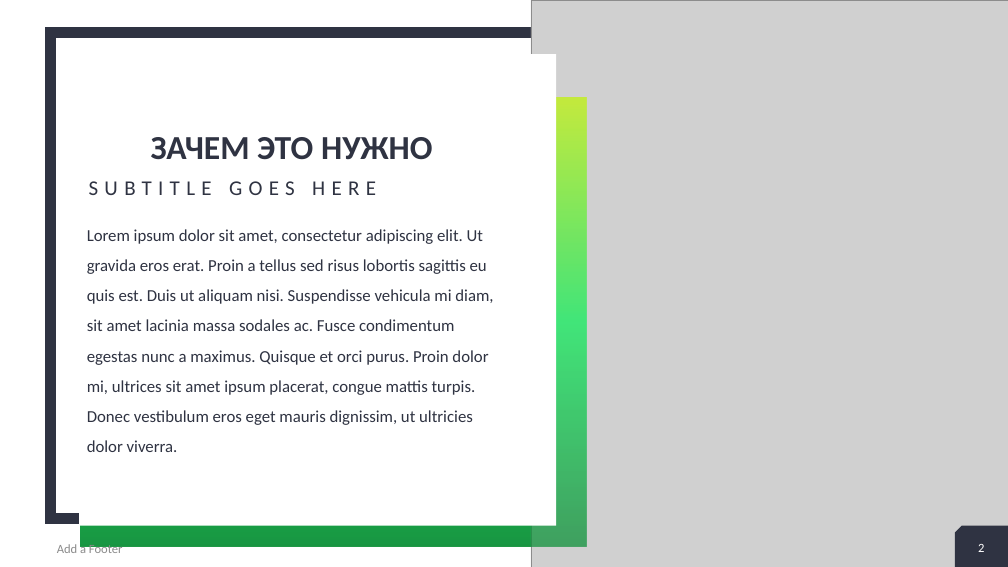
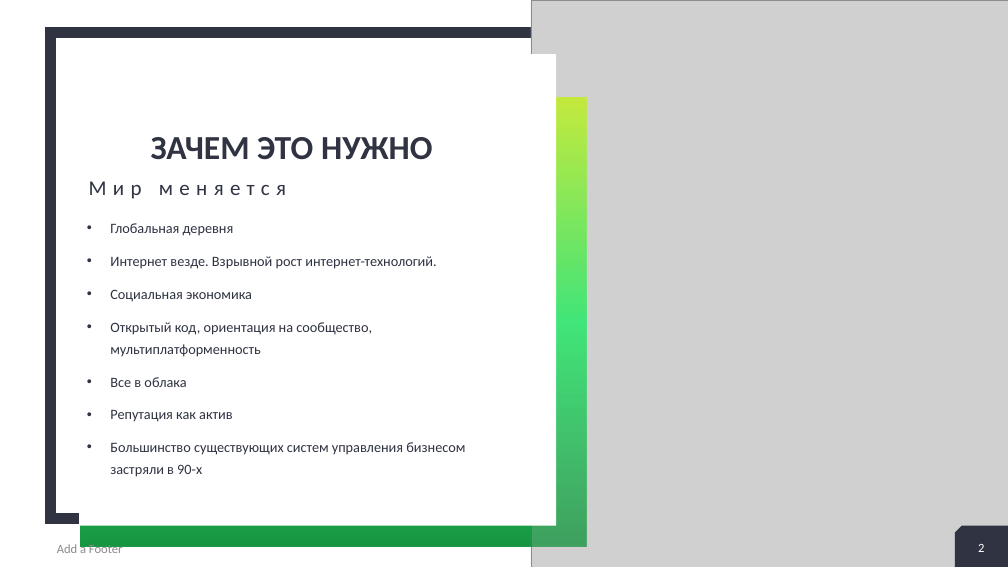
Before and after one commit to alex-kukhtin/A2v10, a slide deck: slide 2 of Documentation/Kyiv-2018/A2v10.pptx. Drawn at 1008x567 pixels with LibreOffice and Linux fonts; fonts in the diff are those of the drawing; grey boxes stand for pictures. Boxes give left, top, right and bottom in pixels: in the first picture for what was removed or moved away, otherwise in the second. Text is boxed around its words. In the diff, an @@ line names an element or a change of style, - is before the commit and + after.

```diff
--- a/Documentation/Kyiv-2018/A2v10.pptx
+++ b/Documentation/Kyiv-2018/A2v10.pptx
@@ text at [89,181,286,199]: text changed @@
-SUBTITLE GOES HERE
+Мир меняется
@@ text at [110,223,465,477]: text changed; size 16 to 13.6 pt @@
-Lorem ipsum dolor sit amet, consectetur adipiscing elit. Ut gravida eros erat. Proin a tellus sed risus lobortis sagittis eu quis est. Duis ut aliquam nisi. Suspendisse vehicula mi diam, sit amet lacinia massa sodales ac. Fusce condimentum egestas nunc a maximus. Quisque et orci purus. Proin dolor mi, ultrices sit amet ipsum placerat, congue mattis turpis. Donec vestibulum eros eget mauris dignissim, ut ultricies dolor viverra.
+• Глобальная деревня
+• Интернет везде. Взрывной рост интернет-технологий.
+• Социальная экономика
+• Открытый код, ориентация на сообщество, мультиплатформенность
+• Все в облака
+• Репутация как актив
+• Большинство существующих систем управления бизнесом застряли в 90-x
```
Also in this commit, not shown: 3 other slides changed, 5 slides added, 5 slides removed.
